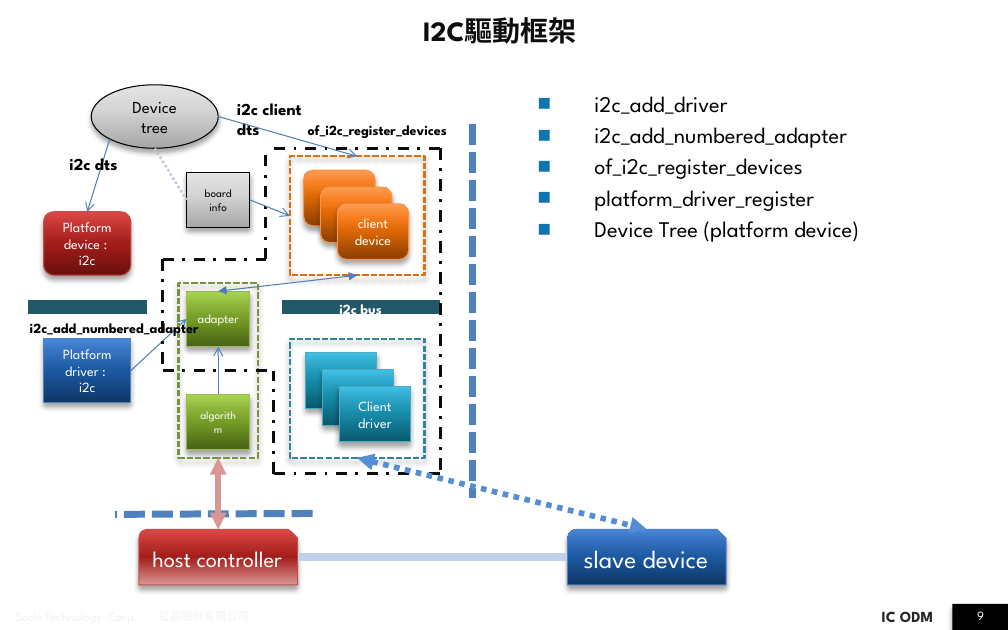
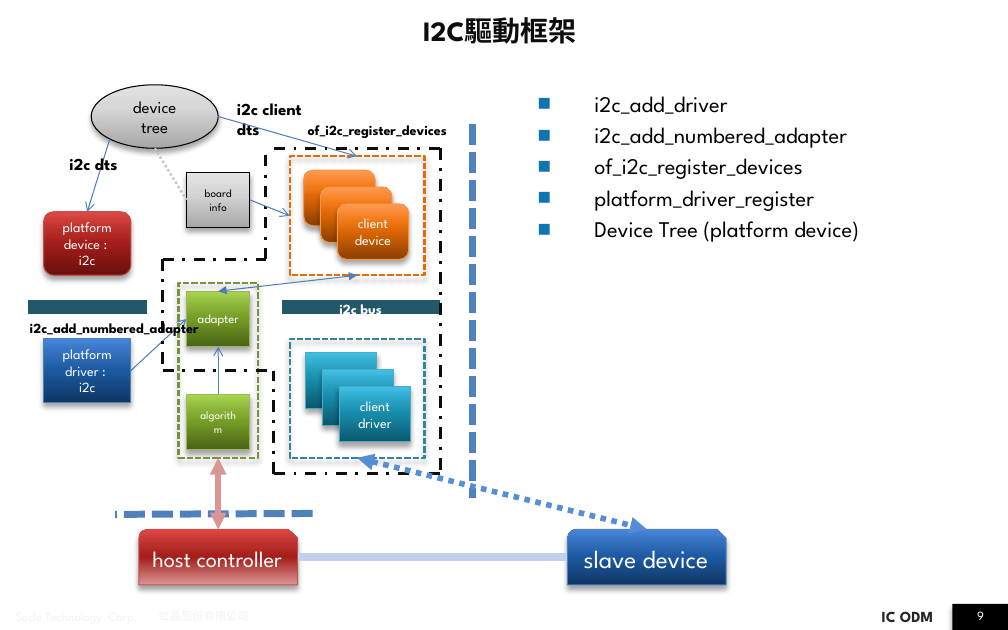
Before and after one commit to JomaskTsai/ppt_linux, a slide deck: slide 9 of i2c_report_ben.pptx. Drawn at 1008x630 pixels with LibreOffice and Linux fonts; fonts in the diff are those of the drawing; background and template pictures are left out. Boxes give left, top, right and bottom in pixels: in the first picture for what was removed or moved away, otherwise in the second. Text is boxed around its words. In the diff, an @@ line names an element or a change of style, - is before the commit and + after.

```diff
--- a/i2c_report_ben.pptx
+++ b/i2c_report_ben.pptx
@@ text in ellipse at [133, 101, 177, 133]: text changed @@
-Device tree
+device tree
@@ text in rounded rectangle at [63, 222, 112, 265]: text changed @@
-Platform device :
-i2c
+platform device :
+i2c
@@ text in rectangle at [63, 349, 112, 392]: text changed @@
-Platform driver :
-i2c
+platform driver :
+i2c
@@ text in rectangle at [358, 401, 391, 428]: text changed @@
-Client driver
+client driver
```
Also in this commit, not shown: 1 other slide changed, 1 other file.
